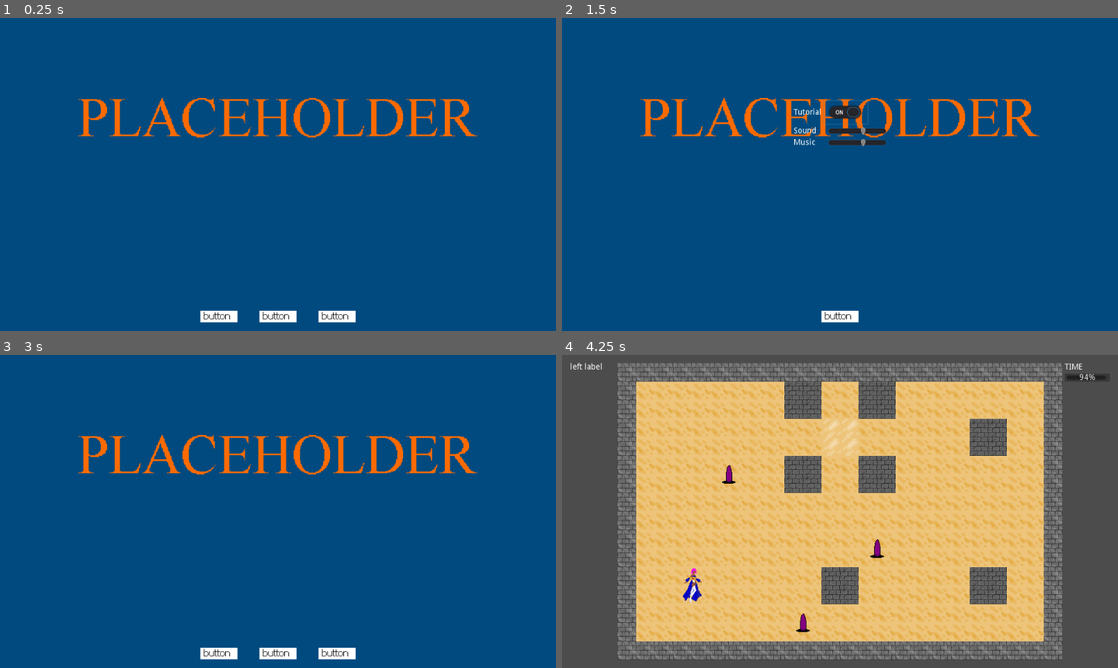
Above: before the commit, frames 1-4 (two rows, left to right).
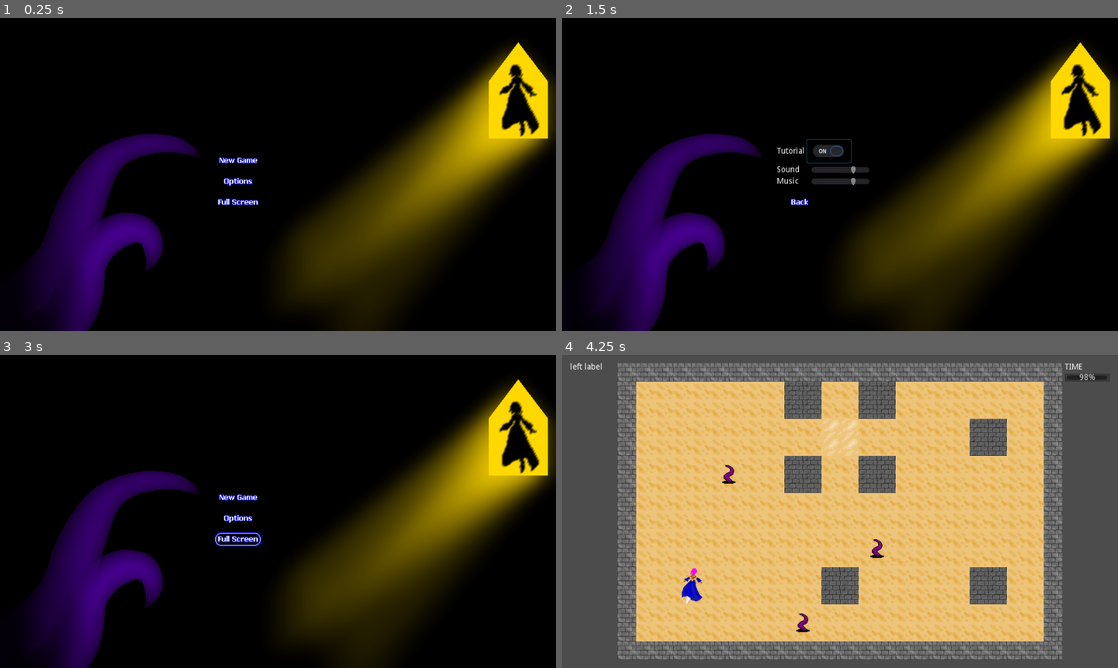
Above: after the commit, the same moments.

Repository: alpacanumerals/LD51
Game: Godot game, scene res://Title.tscn
Two runs of this game, one before a commit and one after it. Both use one fixed random seed, a clock stepped at 60 frames per second and the inputs below.
Inputs (mouse positions are in pixels of both pictures, inside the frame that each line leads up to; where the layout moved, square brackets give the same spot in the first picture):
- Up to frame 1 (0.25 s): no input
- Up to frame 2 (1.5 s): click (801, 180) [840, 315] at 0.5 s; click (828, 152) [845, 111] at 1.25 s
- Up to frame 3 (3 s): click (261, 539) [278, 652] at 2 s; click (239, 539) [339, 652] at 2.75 s
- Up to frame 4 (4.25 s): click (801, 498) [778, 652] at 3.5 s

The runs differ from the first frame. In frame 1, 100% of the frame differs, in the area x 0-100%, y 0-100%; in frame 2, 100%; in frame 3, 100%; in frame 4, 0.4%.

Commit message:
I probably should've pushed earlier.

Diff:
--- a/Options.tscn
+++ b/Options.tscn
@@ -1,8 +1,9 @@
-[gd_scene load_steps=4 format=2]
+[gd_scene load_steps=5 format=2]
 
-[ext_resource path="res://art/placehold.png" type="Texture" id=1]
-[ext_resource path="res://art/placehold2.png" type="Texture" id=2]
+[ext_resource path="res://art/title.png" type="Texture" id=1]
+[ext_resource path="res://art/buttons/button_back.png" type="Texture" id=2]
 [ext_resource path="res://OptionsScreen.gd" type="Script" id=3]
+[ext_resource path="res://art/buttons/button_back_mouse.png" type="Texture" id=4]
 
 [node name="OptionsRoot" type="Node"]
 script = ExtResource( 3 )
@@ -15,125 +16,135 @@
 [node name="MarginContainer" type="MarginContainer" parent="."]
 anchor_right = 1.0
 anchor_bottom = 1.0
-margin_left = 15.0
-margin_top = 15.0
-margin_right = -15.0
-margin_bottom = -15.0
+margin_left = 14.0
+margin_top = 14.0
+margin_right = -14.0
+margin_bottom = -14.0
 
-[node name="VBoxContainer" type="VBoxContainer" parent="MarginContainer"]
-margin_right = 610.0
-margin_bottom = 330.0
+[node name="HBoxContainer" type="HBoxContainer" parent="MarginContainer"]
+margin_right = 932.0
+margin_bottom = 512.0
 
-[node name="TextureRect" type="TextureRect" parent="MarginContainer/VBoxContainer"]
-margin_right = 610.0
+[node name="LeftOScreenPad" type="Control" parent="MarginContainer/HBoxContainer"]
+margin_right = 353.0
+margin_bottom = 512.0
+rect_min_size = Vector2( 353, 0 )
 
-[node name="Control" type="Control" parent="MarginContainer/VBoxContainer"]
-margin_top = 4.0
-margin_right = 610.0
-margin_bottom = 124.0
-rect_min_size = Vector2( 0, 120 )
+[node name="VBoxContainer" type="VBoxContainer" parent="MarginContainer/HBoxContainer"]
+margin_left = 357.0
+margin_right = 517.0
+margin_bottom = 512.0
 
-[node name="CenterContainer" type="CenterContainer" parent="MarginContainer/VBoxContainer"]
-margin_top = 128.0
-margin_right = 610.0
-margin_bottom = 208.0
+[node name="OTopPad" type="Control" parent="MarginContainer/HBoxContainer/VBoxContainer"]
+margin_right = 160.0
+margin_bottom = 192.0
+rect_min_size = Vector2( 0, 192 )
 
-[node name="VBoxContainer" type="VBoxContainer" parent="MarginContainer/VBoxContainer/CenterContainer"]
-margin_left = 225.0
-margin_right = 385.0
-margin_bottom = 80.0
+[node name="VBoxContainer" type="VBoxContainer" parent="MarginContainer/HBoxContainer/VBoxContainer"]
+margin_top = 196.0
+margin_right = 160.0
+margin_bottom = 276.0
 rect_min_size = Vector2( 160, 0 )
 
-[node name="HBoxContainer3" type="HBoxContainer" parent="MarginContainer/VBoxContainer/CenterContainer/VBoxContainer"]
+[node name="HBoxContainer3" type="HBoxContainer" parent="MarginContainer/HBoxContainer/VBoxContainer/VBoxContainer"]
 margin_right = 160.0
 margin_bottom = 40.0
 
-[node name="Label" type="Label" parent="MarginContainer/VBoxContainer/CenterContainer/VBoxContainer/HBoxContainer3"]
+[node name="Label" type="Label" parent="MarginContainer/HBoxContainer/VBoxContainer/VBoxContainer/HBoxContainer3"]
 margin_top = 13.0
 margin_right = 48.0
 margin_bottom = 27.0
 text = "Tutorial"
 align = 2
 
-[node name="CheckButton" type="CheckButton" parent="MarginContainer/VBoxContainer/CenterContainer/VBoxContainer/HBoxContainer3"]
+[node name="CheckButton" type="CheckButton" parent="MarginContainer/HBoxContainer/VBoxContainer/VBoxContainer/HBoxContainer3"]
 margin_left = 52.0
 margin_right = 128.0
 margin_bottom = 40.0
 grow_horizontal = 0
 
-[node name="HBoxContainer" type="HBoxContainer" parent="MarginContainer/VBoxContainer/CenterContainer/VBoxContainer"]
+[node name="HBoxContainer" type="HBoxContainer" parent="MarginContainer/HBoxContainer/VBoxContainer/VBoxContainer"]
 margin_top = 44.0
 margin_right = 160.0
 margin_bottom = 60.0
 
-[node name="Label" type="Label" parent="MarginContainer/VBoxContainer/CenterContainer/VBoxContainer/HBoxContainer"]
+[node name="Label" type="Label" parent="MarginContainer/HBoxContainer/VBoxContainer/VBoxContainer/HBoxContainer"]
 margin_top = 1.0
 margin_right = 39.0
 margin_bottom = 15.0
 text = "Sound"
 align = 2
 
-[node name="Control" type="Control" parent="MarginContainer/VBoxContainer/CenterContainer/VBoxContainer/HBoxContainer"]
+[node name="Control" type="Control" parent="MarginContainer/HBoxContainer/VBoxContainer/VBoxContainer/HBoxContainer"]
 margin_left = 43.0
 margin_right = 56.0
 margin_bottom = 16.0
 size_flags_horizontal = 3
 
-[node name="SoundSlider" type="HSlider" parent="MarginContainer/VBoxContainer/CenterContainer/VBoxContainer/HBoxContainer"]
+[node name="SoundSlider" type="HSlider" parent="MarginContainer/HBoxContainer/VBoxContainer/VBoxContainer/HBoxContainer"]
 unique_name_in_owner = true
 margin_left = 60.0
 margin_right = 160.0
 margin_bottom = 16.0
 rect_min_size = Vector2( 100, 0 )
-min_value = -25.0
+min_value = -50.0
 max_value = 15.0
 step = 5.0
 
-[node name="HBoxContainer2" type="HBoxContainer" parent="MarginContainer/VBoxContainer/CenterContainer/VBoxContainer"]
+[node name="HBoxContainer2" type="HBoxContainer" parent="MarginContainer/HBoxContainer/VBoxContainer/VBoxContainer"]
 margin_top = 64.0
 margin_right = 160.0
 margin_bottom = 80.0
 
-[node name="Label" type="Label" parent="MarginContainer/VBoxContainer/CenterContainer/VBoxContainer/HBoxContainer2"]
+[node name="Label" type="Label" parent="MarginContainer/HBoxContainer/VBoxContainer/VBoxContainer/HBoxContainer2"]
 margin_top = 1.0
 margin_right = 38.0
 margin_bottom = 15.0
 text = "Music"
 align = 2
 
-[node name="Control" type="Control" parent="MarginContainer/VBoxContainer/CenterContainer/VBoxContainer/HBoxContainer2"]
+[node name="Control" type="Control" parent="MarginContainer/HBoxContainer/VBoxContainer/VBoxContainer/HBoxContainer2"]
 margin_left = 42.0
 margin_right = 56.0
 margin_bottom = 16.0
 size_flags_horizontal = 3
 
-[node name="MusicSlider" type="HSlider" parent="MarginContainer/VBoxContainer/CenterContainer/VBoxContainer/HBoxContainer2"]
+[node name="MusicSlider" type="HSlider" parent="MarginContainer/HBoxContainer/VBoxContainer/VBoxContainer/HBoxContainer2"]
 unique_name_in_owner = true
 margin_left = 60.0
 margin_right = 160.0
 margin_bottom = 16.0
 rect_min_size = Vector2( 100, 0 )
-min_value = -25.0
+min_value = -50.0
 max_value = 15.0
 step = 5.0
 
-[node name="Control2" type="Control" parent="MarginContainer/VBoxContainer"]
-margin_top = 212.0
-margin_right = 610.0
-margin_bottom = 306.0
+[node name="OMidPad" type="Control" parent="MarginContainer/HBoxContainer/VBoxContainer"]
+margin_top = 280.0
+margin_right = 160.0
+margin_bottom = 288.0
 size_flags_vertical = 3
 
-[node name="CenterContainer2" type="CenterContainer" parent="MarginContainer/VBoxContainer"]
-margin_top = 310.0
-margin_right = 610.0
-margin_bottom = 330.0
+[node name="BackButton" type="TextureButton" parent="MarginContainer/HBoxContainer/VBoxContainer"]
+margin_top = 292.0
+margin_right = 160.0
+margin_bottom = 316.0
+texture_normal = ExtResource( 2 )
+texture_hover = ExtResource( 4 )
 
-[node name="BackButton" type="TextureButton" parent="MarginContainer/VBoxContainer/CenterContainer2"]
-margin_left = 273.0
-margin_right = 337.0
-margin_bottom = 20.0
-texture_normal = ExtResource( 2 )
+[node name="OBotPad" type="Control" parent="MarginContainer/HBoxContainer/VBoxContainer"]
+margin_top = 320.0
+margin_right = 160.0
+margin_bottom = 512.0
+rect_min_size = Vector2( 0, 192 )
 
-[connection signal="value_changed" from="MarginContainer/VBoxContainer/CenterContainer/VBoxContainer/HBoxContainer/SoundSlider" to="." method="_on_SoundSlider_value_changed"]
-[connection signal="value_changed" from="MarginContainer/VBoxContainer/CenterContainer/VBoxContainer/HBoxContainer2/MusicSlider" to="." method="_on_MusicSlider_value_changed"]
-[connection signal="pressed" from="MarginContainer/VBoxContainer/CenterContainer2/BackButton" to="." method="_on_BackButton_pressed"]
+[node name="RightOScreenPad" type="Control" parent="MarginContainer/HBoxContainer"]
+margin_left = 521.0
+margin_right = 932.0
+margin_bottom = 512.0
+size_flags_horizontal = 3
+
+[connection signal="value_changed" from="MarginContainer/HBoxContainer/VBoxContainer/VBoxContainer/HBoxContainer/SoundSlider" to="." method="_on_SoundSlider_value_changed"]
+[connection signal="value_changed" from="MarginContainer/HBoxContainer/VBoxContainer/VBoxContainer/HBoxContainer2/MusicSlider" to="." method="_on_MusicSlider_value_changed"]
+[connection signal="mouse_entered" from="MarginContainer/HBoxContainer/VBoxContainer/BackButton" to="." method="_on_BackButton_mouse_entered"]
+[connection signal="pressed" from="MarginContainer/HBoxContainer/VBoxContainer/BackButton" to="." method="_on_BackButton_pressed"]
--- a/OptionsScreen.gd
+++ b/OptionsScreen.gd
@@ -8,16 +8,31 @@
     var music_slider = get_node("%MusicSlider")
     music_slider.set_value(music_volume)
 
-func _on_BackButton_pressed():
-    switcher.playClick()
-    switcher.switchScene("res://Title.tscn")
-
 func _on_SoundSlider_value_changed(value):
-    var volume = clamp(value, -25, 15)
+    var volume = clamp(value, -50, 15)
     AudioServer.set_bus_volume_db(
         AudioServer.get_bus_index("Sound"), volume)
+    if volume == -50:
+        AudioServer.set_bus_mute(
+            AudioServer.get_bus_index("Sound"), true)
+    else:
+        AudioServer.set_bus_mute(
+            AudioServer.get_bus_index("Sound"), false)
 
 func _on_MusicSlider_value_changed(value):
-    var volume = clamp(value, -25, 15)
+    var volume = clamp(value, -50, 15)
     AudioServer.set_bus_volume_db(
         AudioServer.get_bus_index("Music"), volume)
+    if volume == -50:
+        AudioServer.set_bus_mute(
+            AudioServer.get_bus_index("Music"), true)
+    else:
+        AudioServer.set_bus_mute(
+            AudioServer.get_bus_index("Music"), false)
+
+func _on_BackButton_pressed():
+    sounds.sfx_sel()
+    switcher.switch_scene("res://Title.tscn")
+
+func _on_BackButton_mouse_entered():
+    sounds.sfx_mo()
--- a/Title.tscn
+++ b/Title.tscn
@@ -1,13 +1,18 @@
-[gd_scene load_steps=4 format=2]
+[gd_scene load_steps=9 format=2]
 
-[ext_resource path="res://art/placehold.png" type="Texture" id=1]
-[ext_resource path="res://art/placehold2.png" type="Texture" id=2]
+[ext_resource path="res://art/title.png" type="Texture" id=1]
+[ext_resource path="res://art/buttons/button_newgame_mouse.png" type="Texture" id=2]
 [ext_resource path="res://TitleScreen.gd" type="Script" id=3]
+[ext_resource path="res://art/buttons/button_fullscreen_mouse.png" type="Texture" id=4]
+[ext_resource path="res://art/buttons/button_newgame.png" type="Texture" id=5]
+[ext_resource path="res://art/buttons/button_fullscreen.png" type="Texture" id=6]
+[ext_resource path="res://art/buttons/button_options.png" type="Texture" id=7]
+[ext_resource path="res://art/buttons/button_options_mouse.png" type="Texture" id=8]
 
 [node name="TitleRoot" type="Node"]
 script = ExtResource( 3 )
 
-[node name="TextureRect" type="TextureRect" parent="."]
+[node name="TitleSplash" type="TextureRect" parent="."]
 margin_right = 640.0
 margin_bottom = 360.0
 texture = ExtResource( 1 )
@@ -15,66 +20,80 @@
 [node name="MarginContainer" type="MarginContainer" parent="."]
 anchor_right = 1.0
 anchor_bottom = 1.0
-margin_left = 15.0
-margin_top = 15.0
-margin_right = -15.0
-margin_bottom = -15.0
+margin_left = 14.0
+margin_top = 14.0
+margin_right = -14.0
+margin_bottom = -14.0
 rect_min_size = Vector2( 610, 330 )
 
-[node name="VBoxContainer" type="VBoxContainer" parent="MarginContainer"]
-margin_right = 930.0
-margin_bottom = 510.0
-rect_min_size = Vector2( 610, 330 )
+[node name="HBoxContainer" type="HBoxContainer" parent="MarginContainer"]
+margin_right = 932.0
+margin_bottom = 512.0
 
-[node name="TitleImage" type="TextureRect" parent="MarginContainer/VBoxContainer"]
-margin_right = 930.0
+[node name="LeftScreenPad" type="Control" parent="MarginContainer/HBoxContainer"]
+margin_right = 353.0
+margin_bottom = 512.0
+rect_min_size = Vector2( 353, 0 )
 
-[node name="Control" type="Control" parent="MarginContainer/VBoxContainer"]
-margin_top = 4.0
-margin_right = 930.0
-margin_bottom = 486.0
-size_flags_horizontal = 3
+[node name="VBoxContainer" type="VBoxContainer" parent="MarginContainer/HBoxContainer"]
+margin_left = 357.0
+margin_right = 437.0
+margin_bottom = 512.0
+
+[node name="TopControlPad" type="Control" parent="MarginContainer/HBoxContainer/VBoxContainer"]
+margin_right = 80.0
+margin_bottom = 216.0
+rect_min_size = Vector2( 0, 192 )
 size_flags_vertical = 3
 
-[node name="CenterContainer" type="CenterContainer" parent="MarginContainer/VBoxContainer"]
-margin_top = 490.0
-margin_right = 930.0
-margin_bottom = 510.0
+[node name="NewGameButton" type="TextureButton" parent="MarginContainer/HBoxContainer/VBoxContainer"]
+margin_top = 220.0
+margin_right = 80.0
+margin_bottom = 244.0
+texture_normal = ExtResource( 5 )
+texture_hover = ExtResource( 2 )
 
-[node name="HBoxContainer" type="HBoxContainer" parent="MarginContainer/VBoxContainer/CenterContainer"]
-margin_left = 331.0
-margin_right = 599.0
-margin_bottom = 20.0
+[node name="TopButtonsPad" type="Control" parent="MarginContainer/HBoxContainer/VBoxContainer"]
+margin_top = 248.0
+margin_right = 80.0
+margin_bottom = 252.0
+rect_min_size = Vector2( 0, 4 )
 
-[node name="NewGameButton" type="TextureButton" parent="MarginContainer/VBoxContainer/CenterContainer/HBoxContainer"]
-margin_right = 64.0
-margin_bottom = 20.0
-texture_normal = ExtResource( 2 )
+[node name="OptionsButton" type="TextureButton" parent="MarginContainer/HBoxContainer/VBoxContainer"]
+margin_top = 256.0
+margin_right = 80.0
+margin_bottom = 280.0
+texture_normal = ExtResource( 7 )
+texture_hover = ExtResource( 8 )
 
-[node name="Control" type="Control" parent="MarginContainer/VBoxContainer/CenterContainer/HBoxContainer"]
-margin_left = 68.0
-margin_right = 98.0
-margin_bottom = 20.0
-rect_min_size = Vector2( 30, 0 )
+[node name="BotButtonsPad" type="Control" parent="MarginContainer/HBoxContainer/VBoxContainer"]
+margin_top = 284.0
+margin_right = 80.0
+margin_bottom = 288.0
+rect_min_size = Vector2( 0, 4 )
 
-[node name="OptionsButton" type="TextureButton" parent="MarginContainer/VBoxContainer/CenterContainer/HBoxContainer"]
-margin_left = 102.0
-margin_right = 166.0
-margin_bottom = 20.0
-texture_normal = ExtResource( 2 )
+[node name="FullScreenButton" type="TextureButton" parent="MarginContainer/HBoxContainer/VBoxContainer"]
+margin_top = 292.0
+margin_right = 80.0
+margin_bottom = 316.0
+texture_normal = ExtResource( 6 )
+texture_hover = ExtResource( 4 )
 
-[node name="Control2" type="Control" parent="MarginContainer/VBoxContainer/CenterContainer/HBoxContainer"]
-margin_left = 170.0
-margin_right = 200.0
-margin_bottom = 20.0
-rect_min_size = Vector2( 30, 0 )
+[node name="BotControlPad" type="Control" parent="MarginContainer/HBoxContainer/VBoxContainer"]
+margin_top = 320.0
+margin_right = 80.0
+margin_bottom = 512.0
+rect_min_size = Vector2( 0, 192 )
 
-[node name="FullScreenButton" type="TextureButton" parent="MarginContainer/VBoxContainer/CenterContainer/HBoxContainer"]
-margin_left = 204.0
-margin_right = 268.0
-margin_bottom = 20.0
-texture_normal = ExtResource( 2 )
+[node name="RightScreenPad" type="Control" parent="MarginContainer/HBoxContainer"]
+margin_left = 441.0
+margin_right = 932.0
+margin_bottom = 512.0
+size_flags_horizontal = 3
 
-[connection signal="pressed" from="MarginContainer/VBoxContainer/CenterContainer/HBoxContainer/NewGameButton" to="." method="_on_NewGameButton_pressed"]
-[connection signal="pressed" from="MarginContainer/VBoxContainer/CenterContainer/HBoxContainer/OptionsButton" to="." method="_on_OptionsButton_pressed"]
-[connection signal="pressed" from="MarginContainer/VBoxContainer/CenterContainer/HBoxContainer/FullScreenButton" to="." method="_on_FullScreenButton_pressed"]
+[connection signal="mouse_entered" from="MarginContainer/HBoxContainer/VBoxContainer/NewGameButton" to="." method="_on_NewGameButton_mouse_entered"]
+[connection signal="pressed" from="MarginContainer/HBoxContainer/VBoxContainer/NewGameButton" to="." method="_on_NewGameButton_pressed"]
+[connection signal="mouse_entered" from="MarginContainer/HBoxContainer/VBoxContainer/OptionsButton" to="." method="_on_OptionsButton_mouse_entered"]
+[connection signal="pressed" from="MarginContainer/HBoxContainer/VBoxContainer/OptionsButton" to="." method="_on_OptionsButton_pressed"]
+[connection signal="mouse_entered" from="MarginContainer/HBoxContainer/VBoxContainer/FullScreenButton" to="." method="_on_FullScreenButton_mouse_entered"]
+[connection signal="pressed" from="MarginContainer/HBoxContainer/VBoxContainer/FullScreenButton" to="." method="_on_FullScreenButton_pressed"]
--- a/TitleScreen.gd
+++ b/TitleScreen.gd
@@ -2,18 +2,32 @@
 
 func _ready():
     randomize()
+    if not music.Orchestrion.is_playing():
+        yield(get_tree().create_timer(0.5), "timeout")
+        music.play_title()
 
 func _on_OptionsButton_pressed():
-    switcher.playClick()
-    switcher.switchScene("res://Options.tscn")
+    sounds.sfx_sel()
+    switcher.switch_scene("res://Options.tscn")
 
 func _on_FullScreenButton_pressed():
-    switcher.playClick()
+    sounds.sfx_sel()
+    yield(get_tree().create_timer(0.15), "timeout")
     if OS.window_fullscreen == false:
         OS.set_window_fullscreen(true)
     else:
         OS.set_window_fullscreen(false)
 
 func _on_NewGameButton_pressed():
-    switcher.playClick()
-    switcher.switchScene("res://level/Game.tscn")
+    sounds.sfx_sel()
+    music.Orchestrion.stop()
+    switcher.switch_scene_long("res://level/Game.tscn")
+
+func _on_NewGameButton_mouse_entered():
+    sounds.sfx_mo()
+
+func _on_OptionsButton_mouse_entered():
+    sounds.sfx_mo()
+
+func _on_FullScreenButton_mouse_entered():
+    sounds.sfx_mo()
--- /dev/null
+++ b/autoload/music.gd
@@ -0,0 +1,30 @@
+extends Node
+
+var Orchestrion : AudioStreamPlayer
+
+func _ready():
+    pause_mode = Node.PAUSE_MODE_PROCESS
+    Orchestrion = AudioStreamPlayer.new()
+    add_child(Orchestrion)
+
+# Called every frame. 'delta' is the elapsed time since the previous frame.
+#func _process(delta):
+#    pass
+
+func play_title():
+    var music = load("res://sounds/music/cmusic.mp3")
+    Orchestrion.set_bus("Music")
+    Orchestrion.set_stream(music)
+    Orchestrion.play()
+
+func play_battle():
+    var music = load("res://sounds/music/bmusic.mp3")
+    Orchestrion.set_bus("Music")
+    Orchestrion.set_stream(music)
+    Orchestrion.play()
+
+func pause():
+    Orchestrion.set_stream_paused(true)
+
+func unpause():
+    Orchestrion.set_stream_paused(false)
--- a/autoload/resolution.gd
+++ b/autoload/resolution.gd
@@ -1,9 +1,10 @@
 extends Node
-
+### NOT USED ###
 # don't forget to use stretch mode 'viewport' and aspect 'ignore'
 onready var viewport = get_viewport()
 
 func _ready():
+    pause_mode = Node.PAUSE_MODE_PROCESS
     get_tree().connect("screen_resized", self, "_screen_resized")
 
 func _screen_resized():
--- /dev/null
+++ b/autoload/sounds.gd
@@ -0,0 +1,31 @@
+extends Node
+
+var current_scene
+
+var mouseover_sound = preload("res://sounds/sfx/Mouseover.tscn")
+var select_sound = preload("res://sounds/sfx/Select.tscn")
+
+var ui_mouseover
+var ui_select
+
+func _ready():
+    pause_mode = Node.PAUSE_MODE_PROCESS
+    #An autoloaded node is the elder sibling of whatever scene is active, so they share a root.
+    var root = get_tree().get_root()
+    #A count of the children is always 1 more than the 0-indexed id of the active scene.
+    #(The one with everythnig in it)
+    current_scene = root.get_child(root.get_child_count() - 1)
+    ui_mouseover = mouseover_sound.instance()
+    ui_select = select_sound.instance()
+    add_child(ui_mouseover)
+    add_child(ui_select)
+
+func sfx_mo():
+    ui_mouseover.play()
+
+func sfx_sel():
+    ui_select.play()
+
+# Called every frame. 'delta' is the elapsed time since the previous frame.
+#func _process(delta):
+#    pass
--- a/autoload/switcher.gd
+++ b/autoload/switcher.gd
@@ -2,28 +2,17 @@
 
 var current_scene
 
-var click_sound = preload("res://sfx/ui_click.tscn")
-var ui_click
-
 func _ready():
     pause_mode = Node.PAUSE_MODE_PROCESS
-    #An autoloaded node is the elder sibling of whatever scene is active, so they share a root.
-    var root = get_tree().get_root()
-    #A count of the children is always 1 more than the 0-indexed id of the active scene.
-    #(The one with everythnig in it)
-    current_scene = root.get_child(root.get_child_count() - 1)
-    ui_click = click_sound.instance()
-    add_child(ui_click)
 
-#Activates with a button press somewhere.
-func switchScene(path):
+func switch_scene(path):
     yield(get_tree().create_timer(0.15), "timeout")
     get_tree().change_scene(path)
 
-func switchQuit():
-    yield(get_tree().create_timer(0.2), "timeout")
+func switch_scene_long(path):
+    yield(get_tree().create_timer(0.5), "timeout")
+    get_tree().change_scene(path)
+
+func switch_quit():
+    yield(get_tree().create_timer(0.20), "timeout")
     get_tree().quit()
-
-func playClick():
-    ui_click.play()
-    pass
--- /dev/null
+++ b/level/PauseBox.tscn
@@ -0,0 +1,20 @@
+[gd_scene load_steps=2 format=2]
+
+[ext_resource path="res://level/pausebox.gd" type="Script" id=1]
+
+[node name="Node" type="Node"]
+script = ExtResource( 1 )
+
+[node name="CenterContainer" type="CenterContainer" parent="."]
+margin_right = 40.0
+margin_bottom = 40.0
+size_flags_horizontal = 3
+size_flags_vertical = 3
+
+[node name="Panel" type="Panel" parent="CenterContainer"]
+margin_left = 20.0
+margin_top = 20.0
+margin_right = 20.0
+margin_bottom = 20.0
+size_flags_horizontal = 3
+size_flags_vertical = 3
--- a/level/game.gd
+++ b/level/game.gd
@@ -2,11 +2,12 @@
 
 export (int) var max_time = 10
 var time = 10
-
+var pause_box = preload("res://level/PauseBox.tscn")
 
 # Called when the node enters the scene tree for the first time.
 func _ready():
     time = max_time
+    music.play_battle()
 
 func _physics_process(delta):
     time -= delta
@@ -14,9 +15,18 @@
     if time <= 0:
         time_out()
 
+func _input(event):
+    if event is InputEventKey and event.pressed:
+        if event.scancode == KEY_ESCAPE:
+            add_child(pause_box.instance())
+
+
 func time_out():
     reset()
 
 func reset():
     time = max_time
     get_node("%PlayArea").reset_map()
+
+func pause_game():
+    pass
--- /dev/null
+++ b/level/pausebox.gd
@@ -0,0 +1,22 @@
+extends Node
+
+
+# Declare member variables here. Examples:
+# var a = 2
+# var b = "text"
+
+
+# Called when the node enters the scene tree for the first time.
+func _ready():
+    pause_mode = Node.PAUSE_MODE_PROCESS
+    get_tree().paused = true
+
+func _input(event):
+    if event is InputEventMouseButton:
+        if event.button_index == BUTTON_RIGHT and event.pressed:
+            get_tree().paused = false
+            queue_free()
+
+# Called every frame. 'delta' is the elapsed time since the previous frame.
+#func _process(delta):
+#    pass
--- a/project.godot
+++ b/project.godot
@@ -16,10 +16,12 @@
 
 [autoload]
 
+resolution="*res://autoload/resolution.gd"
+music="*res://autoload/music.gd"
+switcher="*res://autoload/switcher.gd"
 constants="*res://autoload/constants.gd"
-resolution="*res://autoload/resolution.gd"
-switcher="*res://autoload/switcher.gd"
 blocks="*res://autoload/blocks.gd"
+sounds="*res://autoload/sounds.gd"
 
 [display]
 
--- a/sfx/ui_click.tscn
+++ /dev/null
@@ -1,7 +0,0 @@
-[gd_scene load_steps=2 format=2]
-
-[ext_resource path="res://sfx/click.wav" type="AudioStream" id=1]
-
-[node name="AudioStreamPlayer" type="AudioStreamPlayer"]
-stream = ExtResource( 1 )
-bus = "Sound"
--- /dev/null
+++ b/sounds/sfx/Mouseover.tscn
@@ -0,0 +1,7 @@
+[gd_scene load_steps=2 format=2]
+
+[ext_resource path="res://sounds/sfx/ui_mouseover.wav" type="AudioStream" id=1]
+
+[node name="AudioStreamPlayer" type="AudioStreamPlayer"]
+stream = ExtResource( 1 )
+bus = "Sound"
--- /dev/null
+++ b/sounds/sfx/Select.tscn
@@ -0,0 +1,7 @@
+[gd_scene load_steps=2 format=2]
+
+[ext_resource path="res://sounds/sfx/ui_select.wav" type="AudioStream" id=1]
+
+[node name="AudioStreamPlayer" type="AudioStreamPlayer"]
+stream = ExtResource( 1 )
+bus = "Sound"
Binary file added: art/buttons/button_back.png
Not shown, added: art/buttons/button_back.png.import
Binary file added: art/buttons/button_back_mouse.png
Not shown, added: art/buttons/button_back_mouse.png.import
Binary file added: art/buttons/button_fullscreen.png
Not shown, added: art/buttons/button_fullscreen.png.import
Binary file added: art/buttons/button_fullscreen_mouse.png
Not shown, added: art/buttons/button_fullscreen_mouse.png.import
Binary file added: art/buttons/button_newgame.png
Not shown, added: art/buttons/button_newgame.png.import
Binary file added: art/buttons/button_newgame_mouse.png
Not shown, added: art/buttons/button_newgame_mouse.png.import
(and 20 more such lines)
